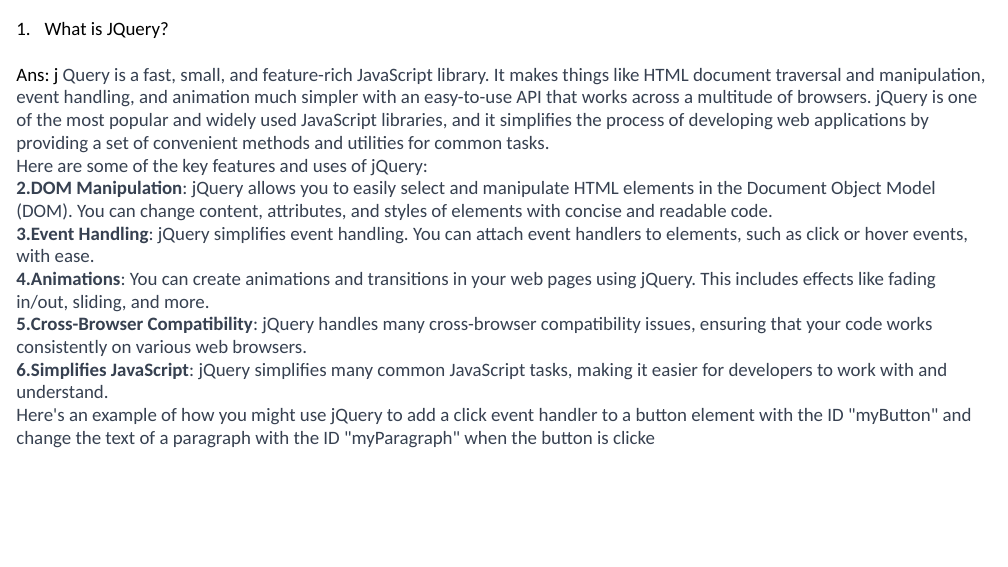
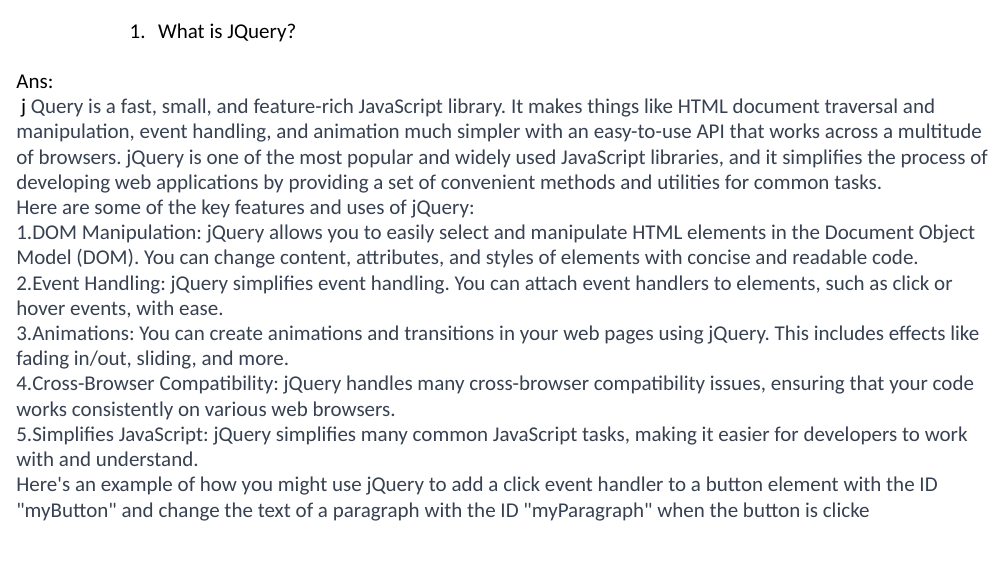
Before and after one commit to Prem3039/task, a slide deck: slide 1 of jqurey resubmit.pptx. Drawn at 1008x567 pixels with LibreOffice and Linux fonts; fonts in the diff are those of the drawing. Boxes give left, top, right and bottom in pixels: in the first picture for what was removed or moved away, otherwise in the second. Text is boxed around its words. In the diff, an @@ line names an element or a change of style, - is before the commit and + after.

```diff
--- a/jqurey resubmit.pptx
+++ b/jqurey resubmit.pptx
@@ text at (16,23,979,521): size 18 to 20 pt in "What is JQuery?", "Here are some of the key features ...", "DOM Manipulation: jQuery allows you to easily ...", "Event Handling: jQuery simplifies event handling. You ..." and 4 more places; bold off in "DOM Manipulation:", "Event Handling:", "Animations:", "Cross-Browser Compatibility:" and 1 more places; list level 1 to 4 in "What is JQuery?" @@
@@ text at (16,74,988,193): text changed; size 18 to 20 pt @@
-Ans: j Query is a fast, small, and feature-rich JavaScript library. It makes things like HTML document traversal and manipulation, event handling, and animation much simpler with an easy-to-use API that works across a multitude of browsers. jQuery is one of the most popular and widely used JavaScript libraries, and it simplifies the process of developing web applications by providing a set of convenient methods and utilities for common tasks.
+Ans:
+j Query is a fast, small, and feature-rich JavaScript library. It makes things like HTML document traversal and manipulation, event handling, and animation much simpler with an easy-to-use API that works across a multitude of browsers. jQuery is one of the most popular and widely used JavaScript libraries, and it simplifies the process of developing web applications by providing a set of convenient methods and utilities for common tasks.
```
Also in this commit, not shown: 3 other slides changed, 6 slides added, 5 slides removed.
